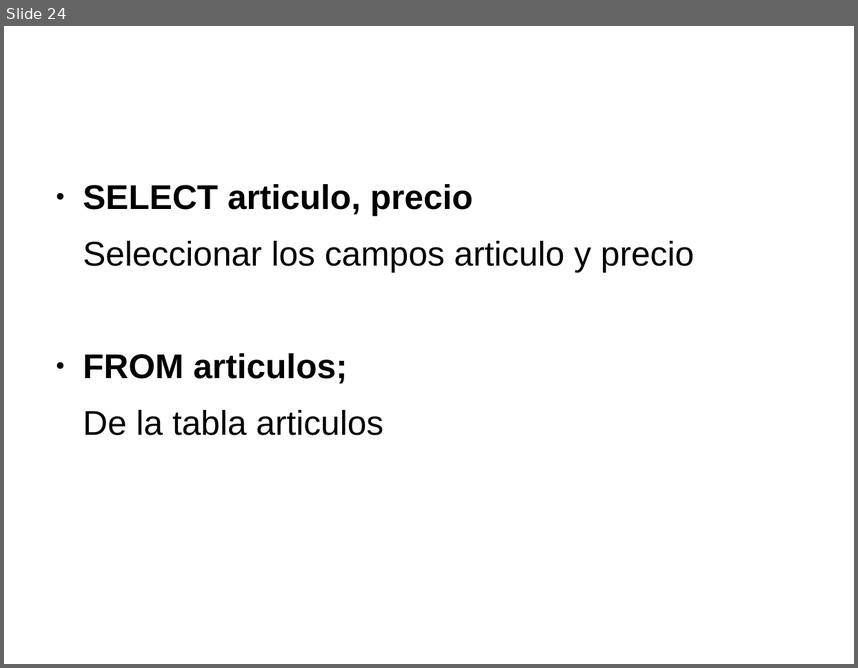
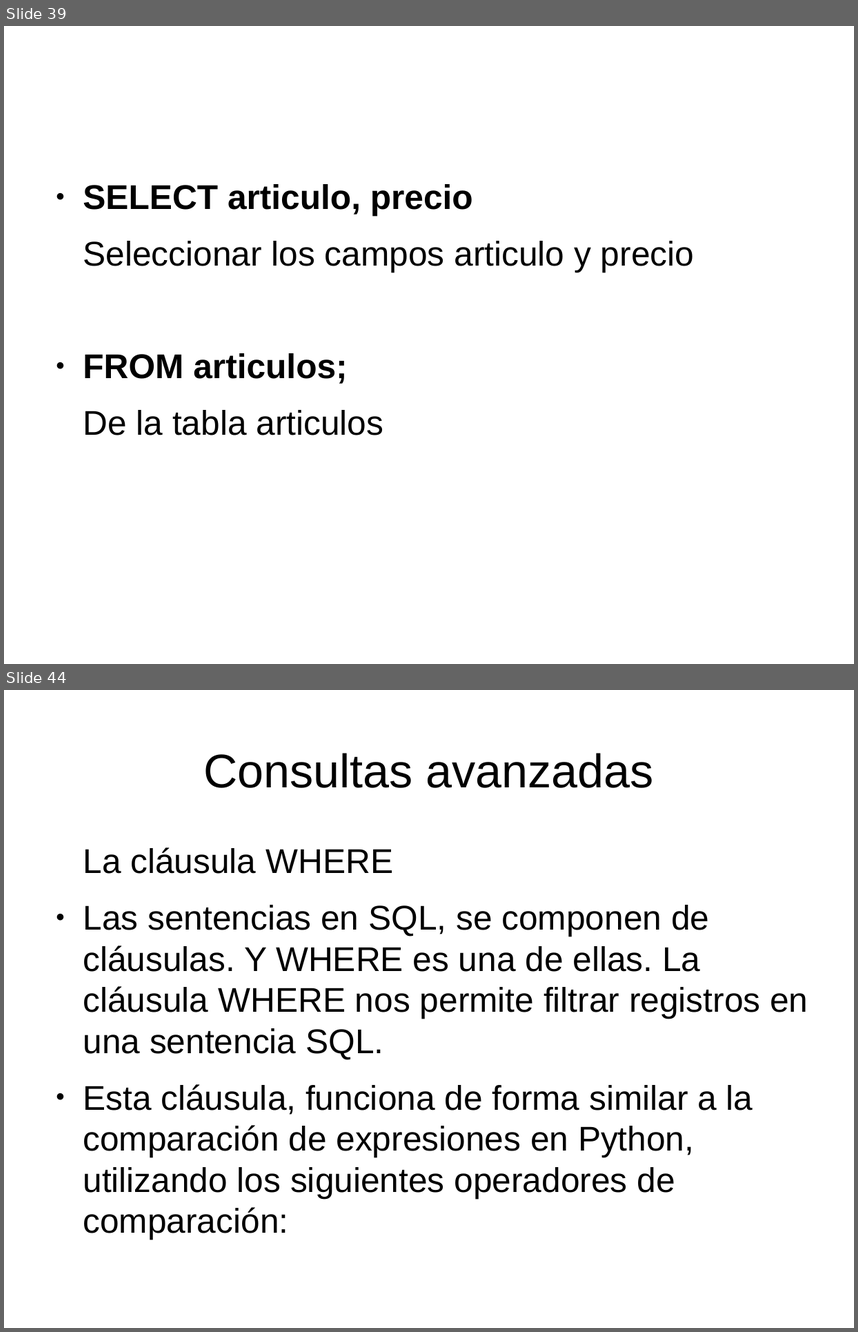
Before and after one commit to psicobyte/CursoPythonAvanzado, a slide deck: BaseDeDatosPython.odp. Shown one above the other, each under a label of ours: slide 24 before the commit, slides 39 and 44 after it; the slides between them are not shown. The pictures are 858x668 and 858x1332 pixels, drawn with LibreOffice and Linux fonts; fonts in the diff are those of the drawing. Boxes give left, top, right and bottom in pixels: in the first picture for what was removed or moved away, otherwise in the second. Text is boxed around its words. In the diff, an @@ line names an element or a change of style, - is before the commit and + after.

Commit message:
Presentación Base datos python

```diff
--- a/BaseDeDatosPython.odp
+++ b/BaseDeDatosPython.odp
@@ slide 44 added at box(4, 690, 854, 1328), background #FFFFFF @@
@@ title added at box(203, 753, 654, 788), 44 pt, text #000000 @@
+Consultas avanzadas
@@ text added at box(83, 847, 808, 1198), 32 pt, text #000000 @@
+La cláusula WHERE
+● Las sentencias en SQL, se componen de cláusulas. Y WHERE es una de ellas. La cláusula WHERE nos permite filtrar registros en una sentencia SQL.
+● Esta cláusula, funciona de forma similar a la comparación de expresiones en Python, utilizando los siguientes operadores de comparación:
@@ what was slide 24 is now slide 39 @@
```
Also in this commit, not shown: 5 slides changed, 38 other slides added, 3 other files.
